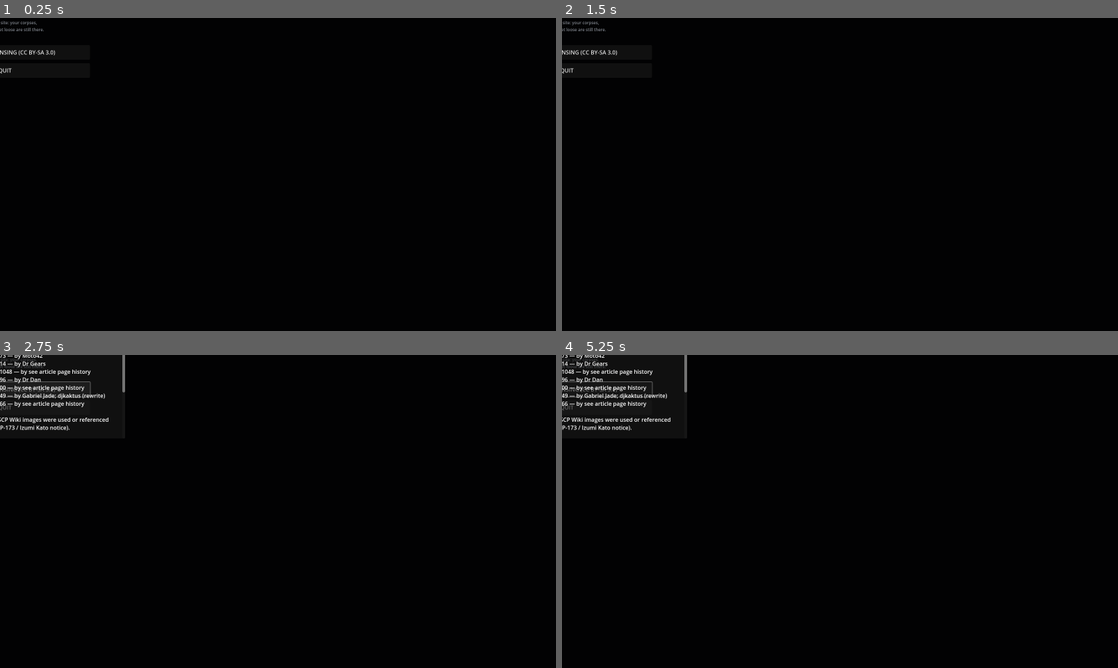
Above: before the commit, frames 1-4 (two rows, left to right).
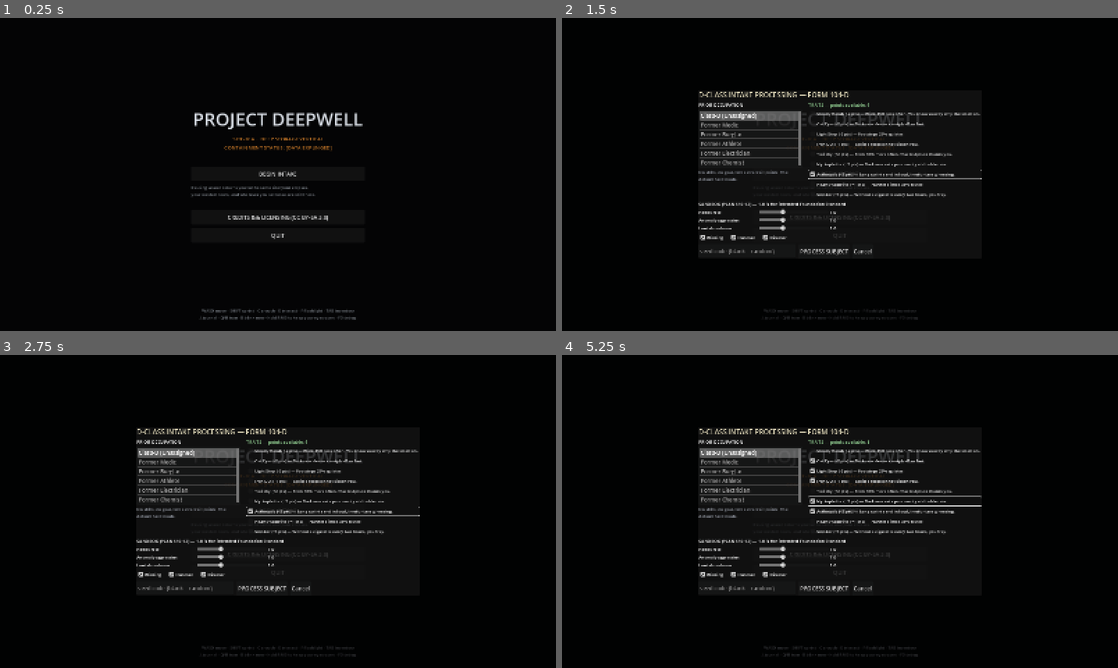
Above: after the commit, the same moments.

Repository: DoperDodge/DeepWell
Game: Godot game, scene res://scenes/main.tscn
Two runs of this game, one before a commit and one after it. Both use one fixed random seed, a clock stepped at 60 frames per second and the inputs below.
Inputs (mouse positions are in pixels of both pictures, inside the frame that each line leads up to):
- Up to frame 1 (0.25 s): no input
- Up to frame 2 (1.5 s): click (840, 174) at 0.5 s, where only the run after the commit has a clickable "BEGIN INTAKE"; click (840, 174) at 1.25 s, where only the run after the commit has a clickable "BEGIN INTAKE"
- Up to frame 3 (2.75 s): click "CREDITS && LICENSING (CC BY-S…" at 2 s
- Up to frame 4 (5.25 s): click "QUIT" (after the commit: "Cat Eyes (-2 pts) — Darkness …") at 2.75 s; click "QUIT" (after the commit: "Light Step (-2 pts) — Footste…") at 3.5 s; click "QUIT" (after the commit: "Iron Gut (-1 pts) — Spoiled f…") at 4.25 s; click "QUIT" (after the commit: "Nyctophobic (+2 pts) — Darkne…") at 5 s

The runs differ from the first frame. In frame 1, 2.2% of the frame differs, in the area x 0-66%, y 0-97%; in frame 2, 5.9%; in frame 3, 7.4%, in the area x 0-76%, y 0-97%; in frame 4, 7.2%.

Commit message:
v0.5.1: fix main menu and all UI laid out off-screen on Windows
Field report: on Windows 11 the main-menu column rendered above and left
of the viewport — only the credits/quit buttons' edges were visible.
Top-level Controls under the CanvasLayer positioned via 'anchor preset +
manual offset' laid out against a zero-sized parent on a real window,
which headless layout never reproduced.

- Container-driven layout everywhere: CenterContainer/MarginContainer/
  VBox alignment replace every manual position offset in the main menu,
  intake, credits, HUD (crosshair, prompt, biomonitor, toasts, subtitle,
  stamina, floor title, debug), and all game_ui modals (which also gain
  a dimmed click-blocking backdrop)
- canvas_items stretch mode with a 1600x900 design canvas: stable
  layout coordinates and correct Windows DPI scaling
- UILayout: UI roots are pinned to the viewport with a self-healing
  resize hook that only intervenes when the anchor pass has failed
- New headless UI-geometry probe (--uiprobe) asserts every named element
  lands inside the viewport at two window sizes; wired into
  tools/check.sh and as a release-workflow gate

Co-Authored-By: Claude Fable 5 <noreply@anthropic.com>
Claude-Session: https://claude.ai/code/session_01Md2NT745615WjPzZG5HDki

Diff:
--- a/project.godot
+++ b/project.godot
@@ -8,7 +8,7 @@
 
 config/name="Project DEEPWELL"
 config/description="You are D-9341, a Class-D test subject in an SCP Foundation deep-storage site during a cascading containment failure. The only way out is down."
-config/version="0.5.0"
+config/version="0.5.1"
 run/main_scene="res://scenes/main.tscn"
 config/features=PackedStringArray("4.5", "Forward Plus")
 config/icon="res://icon.svg"
@@ -30,6 +30,8 @@
 window/size/viewport_width=1600
 window/size/viewport_height=900
 window/size/mode=2
+window/stretch/mode="canvas_items"
+window/stretch/aspect="expand"
 
 [input]
 
--- a/src/main.gd
+++ b/src/main.gd
@@ -22,6 +22,10 @@
 	if OS.get_cmdline_user_args().has("--smoke"):
 		var smoke: Node = (load("res://tools/smoke_test.gd") as GDScript).new()
 		add_child(smoke)
+		return
+	if OS.get_cmdline_user_args().has("--uiprobe"):
+		var probe: Node = (load("res://tools/ui_probe.gd") as GDScript).new()
+		add_child(probe)
 		return
 	_show_menu()
 
--- a/src/ui/game_ui.gd
+++ b/src/ui/game_ui.gd
@@ -10,6 +10,7 @@
 var screen: int = Screen.NONE
 
 var _modal_root: PanelContainer = null
+var _modal_overlay: Control = null
 var _container: Node = null # open WorldContainer / Corpse
 var _machine: Node = null   # open SCP914
 var _player_list: ItemList
@@ -17,7 +18,7 @@
 var _weight_label: Label
 
 func _ready() -> void:
-	set_anchors_preset(Control.PRESET_FULL_RECT)
+	UILayout.fullscreen(self)
 	mouse_filter = Control.MOUSE_FILTER_IGNORE
 	process_mode = Node.PROCESS_MODE_ALWAYS
 	add_to_group(&"game_ui")
@@ -58,9 +59,10 @@
 	Input.mouse_mode = Input.MOUSE_MODE_VISIBLE
 	if pause_world:
 		get_tree().paused = true
+	var wrap := UILayout.center_overlay(self, true)
+	_modal_overlay = wrap.root
 	_modal_root = PanelContainer.new()
-	_modal_root.set_anchors_preset(Control.PRESET_CENTER)
-	add_child(_modal_root)
+	(wrap.center as Control).add_child(_modal_root)
 	AudioManager.play_ui(&"ui_click", -14.0)
 	return _modal_root
 
@@ -75,8 +77,9 @@
 		Input.mouse_mode = Input.MOUSE_MODE_CAPTURED
 
 func _dismiss() -> void:
-	if _modal_root != null:
-		_modal_root.queue_free()
+	if _modal_overlay != null:
+		_modal_overlay.queue_free()
+		_modal_overlay = null
 		_modal_root = null
 
 func _title(parent: Control, text: String) -> void:
--- a/src/ui/hud.gd
+++ b/src/ui/hud.gd
@@ -1,6 +1,8 @@
 ## In-run HUD (PLAN §15): diegetic-first, no health bar. Biomonitor moodles
 ## top-right, interact prompt center, eyelid overlay, screen-effect stack,
 ## toasts and subtitles. Reads player state; never writes it.
+## Layout is container-driven throughout — no manual position offsets
+## (see UILayout for why).
 class_name HUD
 extends Control
 
@@ -10,7 +12,6 @@
 var _fx_mat: ShaderMaterial
 var _lid_top: ColorRect
 var _lid_bottom: ColorRect
-var _crosshair: Label
 var _prompt: Label
 var _hold_bar: ProgressBar
 var _stamina_bar: ProgressBar
@@ -23,7 +24,7 @@
 var _time: float = 0.0
 
 func _ready() -> void:
-	set_anchors_preset(Control.PRESET_FULL_RECT)
+	UILayout.fullscreen(self)
 	mouse_filter = Control.MOUSE_FILTER_IGNORE
 	EventBus.player_spawned.connect(func(p: Node3D) -> void: _player = p)
 	EventBus.floor_generated.connect(_on_floor_generated)
@@ -34,137 +35,176 @@
 	if GameState.player != null:
 		_player = GameState.player
 
+func _full_rect(c: Control) -> Control:
+	c.set_anchors_preset(Control.PRESET_FULL_RECT)
+	c.mouse_filter = Control.MOUSE_FILTER_IGNORE
+	add_child(c)
+	return c
+
 func _build() -> void:
 	# Post-processing overlay (below all readable UI).
 	_fx_rect = ColorRect.new()
-	_fx_rect.set_anchors_preset(Control.PRESET_FULL_RECT)
-	_fx_rect.mouse_filter = Control.MOUSE_FILTER_IGNORE
 	_fx_mat = ShaderMaterial.new()
 	_fx_mat.shader = load("res://assets/shaders/screen_fx.gdshader")
 	_fx_rect.material = _fx_mat
-	add_child(_fx_rect)
-
-	# Eyelids.
-	_lid_top = _lid()
-	_lid_bottom = _lid()
+	_full_rect(_fx_rect)
+
+	# Eyelids: two black rects meeting in the middle of the screen.
+	_lid_top = ColorRect.new()
+	_lid_top.color = Color.BLACK
+	_lid_top.mouse_filter = Control.MOUSE_FILTER_IGNORE
 	add_child(_lid_top)
+	_lid_bottom = ColorRect.new()
+	_lid_bottom.color = Color.BLACK
+	_lid_bottom.mouse_filter = Control.MOUSE_FILTER_IGNORE
 	add_child(_lid_bottom)
 
-	_crosshair = Label.new()
-	_crosshair.text = "·"
-	_crosshair.add_theme_font_size_override("font_size", 26)
-	_crosshair.modulate = Color(1, 1, 1, 0.45)
-	_crosshair.set_anchors_preset(Control.PRESET_CENTER)
-	add_child(_crosshair)
-
+	# Crosshair: dead center, container-guaranteed.
+	var cross_center := CenterContainer.new()
+	_full_rect(cross_center)
+	var crosshair := Label.new()
+	crosshair.text = "·"
+	crosshair.add_theme_font_size_override("font_size", 26)
+	crosshair.modulate = Color(1, 1, 1, 0.45)
+	cross_center.add_child(crosshair)
+
+	# Prompt + hold bar: centered stack, pushed below the crosshair by an
+	# asymmetric top spacer.
+	var prompt_center := CenterContainer.new()
+	_full_rect(prompt_center)
+	var prompt_stack := VBoxContainer.new()
+	prompt_stack.mouse_filter = Control.MOUSE_FILTER_IGNORE
+	prompt_stack.add_theme_constant_override("separation", 10)
+	prompt_center.add_child(prompt_stack)
+	prompt_stack.add_child(_spacer(120))
 	_prompt = Label.new()
 	_prompt.horizontal_alignment = HORIZONTAL_ALIGNMENT_CENTER
+	_prompt.size_flags_horizontal = Control.SIZE_SHRINK_CENTER
 	_prompt.add_theme_font_size_override("font_size", 17)
 	_prompt.add_theme_color_override("font_color", Color(0.92, 0.9, 0.82))
 	_prompt.add_theme_color_override("font_outline_color", Color(0, 0, 0, 0.8))
 	_prompt.add_theme_constant_override("outline_size", 4)
-	_prompt.set_anchors_preset(Control.PRESET_CENTER)
-	_prompt.position += Vector2(0, 50)
-	add_child(_prompt)
-
+	prompt_stack.add_child(_prompt)
 	_hold_bar = ProgressBar.new()
 	_hold_bar.custom_minimum_size = Vector2(180, 8)
 	_hold_bar.show_percentage = false
-	_hold_bar.set_anchors_preset(Control.PRESET_CENTER)
-	_hold_bar.position += Vector2(-90, 78)
+	_hold_bar.size_flags_horizontal = Control.SIZE_SHRINK_CENTER
 	_hold_bar.visible = false
-	add_child(_hold_bar)
-
+	prompt_stack.add_child(_hold_bar)
+
+	# Floor title: top-center band.
+	var top_stack := VBoxContainer.new()
+	top_stack.alignment = BoxContainer.ALIGNMENT_BEGIN
+	_full_rect(top_stack)
+	top_stack.add_child(_spacer(84))
+	_floor_title = Label.new()
+	_floor_title.horizontal_alignment = HORIZONTAL_ALIGNMENT_CENTER
+	_floor_title.size_flags_horizontal = Control.SIZE_SHRINK_CENTER
+	_floor_title.add_theme_font_size_override("font_size", 34)
+	_floor_title.add_theme_color_override("font_color", Color(0.85, 0.82, 0.7))
+	_floor_title.add_theme_color_override("font_outline_color", Color(0, 0, 0, 0.9))
+	_floor_title.add_theme_constant_override("outline_size", 6)
+	_floor_title.modulate.a = 0.0
+	top_stack.add_child(_floor_title)
+
+	# Bottom-center band: subtitle above the stamina sliver.
+	var bottom_stack := VBoxContainer.new()
+	bottom_stack.alignment = BoxContainer.ALIGNMENT_END
+	_full_rect(bottom_stack)
+	_subtitle = Label.new()
+	_subtitle.horizontal_alignment = HORIZONTAL_ALIGNMENT_CENTER
+	_subtitle.autowrap_mode = TextServer.AUTOWRAP_WORD
+	_subtitle.custom_minimum_size = Vector2(700, 0)
+	_subtitle.size_flags_horizontal = Control.SIZE_SHRINK_CENTER
+	_subtitle.add_theme_font_size_override("font_size", 16)
+	_subtitle.add_theme_color_override("font_outline_color", Color(0, 0, 0, 0.9))
+	_subtitle.add_theme_constant_override("outline_size", 5)
+	_subtitle.modulate.a = 0.0
+	bottom_stack.add_child(_subtitle)
+	bottom_stack.add_child(_spacer(14))
 	_stamina_bar = ProgressBar.new()
 	_stamina_bar.custom_minimum_size = Vector2(220, 5)
 	_stamina_bar.show_percentage = false
 	_stamina_bar.max_value = 100.0
-	_stamina_bar.set_anchors_preset(Control.PRESET_CENTER_BOTTOM)
-	_stamina_bar.position += Vector2(-110, -40)
+	_stamina_bar.size_flags_horizontal = Control.SIZE_SHRINK_CENTER
 	_stamina_bar.modulate = Color(0.8, 0.85, 0.7, 0.0)
-	add_child(_stamina_bar)
-
-	# Biomonitor (top right).
+	bottom_stack.add_child(_stamina_bar)
+	bottom_stack.add_child(_spacer(38))
+
+	# Biomonitor: top-right margin block.
+	var bio_margin := MarginContainer.new()
+	bio_margin.add_theme_constant_override("margin_right", 16)
+	bio_margin.add_theme_constant_override("margin_top", 14)
+	_full_rect(bio_margin)
 	var bio_panel := VBoxContainer.new()
-	bio_panel.set_anchors_preset(Control.PRESET_TOP_RIGHT)
-	bio_panel.position = Vector2(-260, 14)
-	bio_panel.custom_minimum_size = Vector2(246, 0)
-	add_child(bio_panel)
+	bio_panel.size_flags_horizontal = Control.SIZE_SHRINK_END
+	bio_panel.size_flags_vertical = Control.SIZE_SHRINK_BEGIN
+	bio_panel.mouse_filter = Control.MOUSE_FILTER_IGNORE
+	bio_margin.add_child(bio_panel)
 	_clock = Label.new()
 	_clock.horizontal_alignment = HORIZONTAL_ALIGNMENT_RIGHT
+	_clock.size_flags_horizontal = Control.SIZE_SHRINK_END
 	_clock.add_theme_font_size_override("font_size", 13)
 	_clock.modulate = Color(0.6, 0.75, 0.65, 0.85)
 	bio_panel.add_child(_clock)
 	_moodle_box = VBoxContainer.new()
-	_moodle_box.alignment = BoxContainer.ALIGNMENT_BEGIN
+	_moodle_box.size_flags_horizontal = Control.SIZE_SHRINK_END
 	bio_panel.add_child(_moodle_box)
 
+	# Toasts: bottom-left margin block.
+	var toast_margin := MarginContainer.new()
+	toast_margin.add_theme_constant_override("margin_left", 18)
+	toast_margin.add_theme_constant_override("margin_bottom", 140)
+	_full_rect(toast_margin)
 	_toast_box = VBoxContainer.new()
-	_toast_box.set_anchors_preset(Control.PRESET_BOTTOM_LEFT)
-	_toast_box.position = Vector2(18, -140)
-	add_child(_toast_box)
-
-	_subtitle = Label.new()
-	_subtitle.horizontal_alignment = HORIZONTAL_ALIGNMENT_CENTER
-	_subtitle.autowrap_mode = TextServer.AUTOWRAP_WORD
-	_subtitle.custom_minimum_size = Vector2(700, 0)
-	_subtitle.add_theme_font_size_override("font_size", 16)
-	_subtitle.add_theme_color_override("font_outline_color", Color(0, 0, 0, 0.9))
-	_subtitle.add_theme_constant_override("outline_size", 5)
-	_subtitle.set_anchors_preset(Control.PRESET_CENTER_BOTTOM)
-	_subtitle.position += Vector2(-350, -90)
-	_subtitle.modulate.a = 0.0
-	add_child(_subtitle)
-
-	_floor_title = Label.new()
-	_floor_title.horizontal_alignment = HORIZONTAL_ALIGNMENT_CENTER
-	_floor_title.add_theme_font_size_override("font_size", 34)
-	_floor_title.add_theme_color_override("font_color", Color(0.85, 0.82, 0.7))
-	_floor_title.add_theme_color_override("font_outline_color", Color(0, 0, 0, 0.9))
-	_floor_title.add_theme_constant_override("outline_size", 6)
-	_floor_title.set_anchors_preset(Control.PRESET_CENTER_TOP)
-	_floor_title.position += Vector2(-320, 90)
-	_floor_title.custom_minimum_size = Vector2(640, 0)
-	_floor_title.modulate.a = 0.0
-	add_child(_floor_title)
-
+	_toast_box.size_flags_horizontal = Control.SIZE_SHRINK_BEGIN
+	_toast_box.size_flags_vertical = Control.SIZE_SHRINK_END
+	_toast_box.mouse_filter = Control.MOUSE_FILTER_IGNORE
+	toast_margin.add_child(_toast_box)
+
+	# Debug overlay: top-left.
+	var debug_margin := MarginContainer.new()
+	debug_margin.add_theme_constant_override("margin_left", 12)
+	debug_margin.add_theme_constant_override("margin_top", 12)
+	_full_rect(debug_margin)
 	_debug = Label.new()
-	_debug.set_anchors_preset(Control.PRESET_TOP_LEFT)
-	_debug.position = Vector2(12, 12)
+	_debug.size_flags_horizontal = Control.SIZE_SHRINK_BEGIN
+	_debug.size_flags_vertical = Control.SIZE_SHRINK_BEGIN
 	_debug.add_theme_font_size_override("font_size", 12)
 	_debug.modulate = Color(0.5, 1.0, 0.6, 0.9)
 	_debug.visible = false
-	add_child(_debug)
+	debug_margin.add_child(_debug)
+
+func _spacer(h: float) -> Control:
+	var c := Control.new()
+	c.custom_minimum_size = Vector2(0, h)
+	c.mouse_filter = Control.MOUSE_FILTER_IGNORE
+	return c
 
 func _on_floor_generated(floor_index: int) -> void:
 	var floor_def := load("res://data/floors/floor_%d.tres" % floor_index) as FloorDef
 	if floor_def == null:
 		return
-	_floor_title.text = "FLOOR %d\n%s" % [floor_index, floor_def.zone_name.to_upper()]
+	_floor_title.text = "FLOOR %d — %s" % [floor_index, floor_def.zone_name.to_upper()]
 	_floor_title.modulate.a = 0.0
 	var tw := create_tween()
 	tw.tween_property(_floor_title, "modulate:a", 1.0, 1.2)
 	tw.tween_interval(3.5)
 	tw.tween_property(_floor_title, "modulate:a", 0.0, 1.5)
 
-func _lid() -> ColorRect:
-	var rect := ColorRect.new()
-	rect.color = Color.BLACK
-	rect.mouse_filter = Control.MOUSE_FILTER_IGNORE
-	rect.set_anchors_preset(Control.PRESET_FULL_RECT)
-	return rect
-
 func _process(delta: float) -> void:
 	_time += delta
 	if _player == null or not is_instance_valid(_player):
 		return
 	# Eyelids follow blink closure; suppression pressure narrows the eyes.
+	var vp := get_viewport_rect().size
 	var closure: float = _player.blink.closure
 	var squint: float = _player.blink.pressure * 0.12
-	var half := size.y * 0.5
-	_lid_top.size.y = half * clampf(closure + squint, 0.0, 1.0)
-	_lid_bottom.size.y = half * clampf(closure + squint, 0.0, 1.0)
-	_lid_bottom.position.y = size.y - _lid_bottom.size.y
+	var lid := vp.y * 0.5 * clampf(closure + squint, 0.0, 1.0)
+	_lid_top.position = Vector2.ZERO
+	_lid_top.size = Vector2(vp.x, lid)
+	_lid_bottom.size = Vector2(vp.x, lid)
+	_lid_bottom.position = Vector2(0, vp.y - lid)
 
 	_prompt.text = _player.interaction.current_prompt
 	var hold: float = _player.interaction.hold_progress
@@ -198,8 +238,6 @@
 	_update_moodles()
 
 func _update_moodles() -> void:
-	# Rebuild cheaply once a second's worth of frames would be wasteful;
-	# only rebuild when the set changes.
 	var active: Array = _player.moodles.active()
 	var signature := ""
 	for m in active:
@@ -214,6 +252,7 @@
 		var level: int = m.level
 		var row := Label.new()
 		row.horizontal_alignment = HORIZONTAL_ALIGNMENT_RIGHT
+		row.size_flags_horizontal = Control.SIZE_SHRINK_END
 		row.add_theme_font_size_override("font_size", 14)
 		var pips := "".rpad(level, "▮")
 		row.text = "%s %s  %s" % [def.label_for(level), pips, def.display_name]
--- a/src/ui/main_menu.gd
+++ b/src/ui/main_menu.gd
@@ -28,25 +28,27 @@
 
 var _seed_edit: LineEdit
 var _credits_panel: PanelContainer
+var _credits_overlay: Control
 var _intake_panel: PanelContainer
+var _intake_overlay: Control
 var _occupation_index: int = 0
 var _trait_checks: Dictionary = {}
 var _points_label: Label
 
 func _ready() -> void:
-	set_anchors_preset(Control.PRESET_FULL_RECT)
+	UILayout.fullscreen(self)
 	Input.mouse_mode = Input.MOUSE_MODE_VISIBLE
 	var bg := ColorRect.new()
 	bg.color = Color(0.015, 0.017, 0.02)
 	bg.set_anchors_preset(Control.PRESET_FULL_RECT)
 	add_child(bg)
-
+	UILayout.fullscreen(bg)
+
+	var wrap := UILayout.center_overlay(self)
 	var column := VBoxContainer.new()
-	column.set_anchors_preset(Control.PRESET_CENTER)
-	column.custom_minimum_size = Vector2(460, 0)
-	column.position -= Vector2(230, 220)
+	column.custom_minimum_size = Vector2(500, 0)
 	column.add_theme_constant_override("separation", 10)
-	add_child(column)
+	(wrap.center as Control).add_child(column)
 
 	var title := Label.new()
 	title.text = "PROJECT DEEPWELL"
@@ -89,23 +91,32 @@
 	quit.pressed.connect(func() -> void: get_tree().quit())
 	column.add_child(quit)
 
+	# Controls footer: bottom-centered by a container, not by arithmetic.
+	var footer := VBoxContainer.new()
+	footer.alignment = BoxContainer.ALIGNMENT_END
+	footer.mouse_filter = Control.MOUSE_FILTER_IGNORE
+	footer.set_anchors_preset(Control.PRESET_FULL_RECT)
+	add_child(footer)
+	UILayout.fullscreen(footer)
 	var controls := Label.new()
 	controls.text = "WASD move · SHIFT sprint · C crouch · E interact · F flashlight · TAB inventory\nJ journal · Q/R lean · B blink now · hold RMB to keep your eyes open · F3 debug"
 	controls.add_theme_font_size_override("font_size", 12)
 	controls.add_theme_color_override("font_color", Color(0.45, 0.47, 0.5))
 	controls.horizontal_alignment = HORIZONTAL_ALIGNMENT_CENTER
-	controls.set_anchors_preset(Control.PRESET_CENTER_BOTTOM)
-	controls.position += Vector2(-330, -60)
-	add_child(controls)
+	controls.size_flags_horizontal = Control.SIZE_SHRINK_CENTER
+	footer.add_child(controls)
+	var footer_pad := Control.new()
+	footer_pad.custom_minimum_size = Vector2(0, 26)
+	footer.add_child(footer_pad)
 
 ## Intake: occupation, traits (point-buy, PLAN §10.8), sandbox, seed.
 func _open_intake() -> void:
-	if _intake_panel != null:
-		_intake_panel.queue_free()
+	if _intake_overlay != null:
+		_intake_overlay.queue_free()
+	var wrap := UILayout.center_overlay(self, true)
+	_intake_overlay = wrap.root
 	_intake_panel = PanelContainer.new()
-	_intake_panel.set_anchors_preset(Control.PRESET_CENTER)
-	_intake_panel.position -= Vector2(390, 290)
-	add_child(_intake_panel)
+	(wrap.center as Control).add_child(_intake_panel)
 	var box := VBoxContainer.new()
 	box.custom_minimum_size = Vector2(780, 0)
 	box.add_theme_constant_override("separation", 6)
@@ -189,7 +200,8 @@
 	seed_row.add_child(begin)
 	var cancel := _button("Cancel")
 	cancel.pressed.connect(func() -> void:
-		_intake_panel.queue_free()
+		_intake_overlay.queue_free()
+		_intake_overlay = null
 		_intake_panel = null)
 	seed_row.add_child(cancel)
 	box.add_child(seed_row)
@@ -258,15 +270,15 @@
 	start_requested.emit(seed_value, true)
 
 func _show_credits() -> void:
-	if _credits_panel != null:
-		_credits_panel.queue_free()
-		_credits_panel = null
+	if _credits_overlay != null:
+		_credits_overlay.queue_free()
+		_credits_overlay = null
 		return
+	var wrap := UILayout.center_overlay(self, true)
+	_credits_overlay = wrap.root
 	_credits_panel = PanelContainer.new()
-	_credits_panel.set_anchors_preset(Control.PRESET_CENTER)
 	_credits_panel.custom_minimum_size = Vector2(720, 480)
-	_credits_panel.position -= Vector2(360, 240)
-	add_child(_credits_panel)
+	(wrap.center as Control).add_child(_credits_panel)
 	var scroll := ScrollContainer.new()
 	_credits_panel.add_child(scroll)
 	var text := RichTextLabel.new()
--- /dev/null
+++ b/src/util/ui_layout.gd
@@ -0,0 +1,49 @@
+## Layout guard for top-level Controls that live directly under a
+## CanvasLayer. Anchor presets alone proved unreliable there on real
+## windows (v0.5.0 shipped with the main menu laid out against a
+## zero-sized parent — see PLAYTEST_LOG). This pins the control to the
+## full viewport explicitly and keeps it pinned across window resizes.
+class_name UILayout
+extends RefCounted
+
+static func fullscreen(c: Control) -> void:
+	c.set_anchors_preset(Control.PRESET_FULL_RECT)
+	c.grow_horizontal = Control.GROW_DIRECTION_BOTH
+	c.grow_vertical = Control.GROW_DIRECTION_BOTH
+	if c.is_inside_tree():
+		_pin(c)
+	else:
+		c.tree_entered.connect(func() -> void: _pin(c), CONNECT_ONE_SHOT)
+
+static func _pin(c: Control) -> void:
+	_resize(c)
+	c.get_viewport().size_changed.connect(func() -> void:
+		if is_instance_valid(c) and c.is_inside_tree():
+			_resize(c))
+
+## Only intervenes when the anchor pass has visibly failed (degenerate
+## size / off-origin root) — the healthy path stays anchor-driven.
+static func _resize(c: Control) -> void:
+	var target := c.get_viewport_rect().size
+	if c.size.x < target.x * 0.5 or c.size.y < target.y * 0.5 or c.position != Vector2.ZERO:
+		c.position = Vector2.ZERO
+		c.set_deferred(&"size", target)
+
+## A full-viewport child container that centers whatever is put inside it.
+## mouse_blocking=true also dims and swallows clicks (modal backdrops).
+static func center_overlay(parent: Control, mouse_blocking: bool = false) -> Dictionary:
+	var root := Control.new()
+	root.mouse_filter = Control.MOUSE_FILTER_IGNORE
+	parent.add_child(root)
+	fullscreen(root)
+	if mouse_blocking:
+		var dim := ColorRect.new()
+		dim.color = Color(0, 0, 0, 0.55)
+		dim.set_anchors_preset(Control.PRESET_FULL_RECT)
+		dim.mouse_filter = Control.MOUSE_FILTER_STOP
+		root.add_child(dim)
+	var center := CenterContainer.new()
+	center.set_anchors_preset(Control.PRESET_FULL_RECT)
+	center.mouse_filter = Control.MOUSE_FILTER_IGNORE
+	root.add_child(center)
+	return {"root": root, "center": center}
--- /dev/null
+++ b/tools/ui_probe.gd
@@ -0,0 +1,95 @@
+## Headless UI geometry probe:
+##   godot --headless --path . -- --uiprobe
+## Guards against the v0.5.0 field bug where top-level Controls under the
+## CanvasLayer laid out against a zero-sized parent, putting the whole main
+## menu off-screen. Asserts every named UI element actually lands inside
+## the viewport at two different window sizes.
+extends Node
+
+var _failures: Array[String] = []
+
+func _check(cond: bool, msg: String) -> void:
+	if not cond:
+		_failures.append(msg)
+		printerr("UIPROBE FAIL: " + msg)
+
+func _ready() -> void:
+	await get_tree().process_frame
+	await _run()
+
+func _run() -> void:
+	var main := get_parent()
+	main._show_menu()
+	await _frames(4)
+	_probe_menu("initial size")
+
+	# Simulate a resize (maximize / user drag) — layout must follow.
+	get_tree().root.size = Vector2i(1920, 1080)
+	await _frames(4)
+	_probe_menu("after resize to 1920x1080")
+
+	# In-run overlays: HUD and a modal must also land on-screen.
+	GameState.occupation = &"unassigned"
+	main._start_run(998877, true, false)
+	await _frames(6)
+	var hud: Control = null
+	for c in get_tree().root.find_children("*", "HUD", true, false):
+		hud = c
+	_check(hud != null, "HUD not found in run")
+	if hud != null:
+		_check(hud.size.x > 100 and hud.size.y > 100, "HUD has degenerate size %s" % hud.size)
+	var ui := get_tree().get_first_node_in_group(&"game_ui")
+	_check(ui != null, "game_ui missing")
+	if ui != null:
+		ui.open_container(_any_container())
+		await _frames(3)
+		var panel: Control = ui._modal_root
+		_check(panel != null, "modal panel missing")
+		if panel != null:
+			_check_inside("inventory modal", panel)
+		ui._close()
+
+	if _failures.is_empty():
+		print("UIPROBE OK — all UI geometry inside the viewport")
+		get_tree().quit(0)
+	else:
+		print("UIPROBE FAILED — %d problem(s)" % _failures.size())
+		get_tree().quit(1)
+
+func _probe_menu(context: String) -> void:
+	var menu: Control = null
+	for c in get_tree().root.find_children("*", "MainMenu", true, false):
+		menu = c
+	_check(menu != null, "MainMenu not found (%s)" % context)
+	if menu == null:
+		return
+	var vp := menu.get_viewport_rect().size
+	_check(menu.size.x >= vp.x * 0.95 and menu.size.y >= vp.y * 0.95,
+		"MainMenu not full-viewport (%s): size %s vs viewport %s" % [context, menu.size, vp])
+	# The menu column (holds the title) must be fully on-screen.
+	for label in menu.find_children("*", "Label", true, false):
+		if (label as Label).text == "PROJECT DEEPWELL":
+			_check_inside("title label (%s)" % context, label)
+	var found_button := false
+	for b in menu.find_children("*", "Button", true, false):
+		if (b as Button).text.begins_with("BEGIN"):
+			found_button = true
+			_check_inside("intake button (%s)" % context, b)
+	_check(found_button, "intake button missing (%s)" % context)
+
+func _check_inside(what: String, c: Control) -> void:
+	var vp := c.get_viewport_rect().size
+	var rect := c.get_global_rect()
+	var inside := rect.position.x >= -1.0 and rect.position.y >= -1.0 \
+		and rect.end.x <= vp.x + 1.0 and rect.end.y <= vp.y + 1.0 \
+		and rect.size.x > 4.0 and rect.size.y > 4.0
+	_check(inside, "%s off-screen or degenerate: rect %s, viewport %s" % [what, rect, vp])
+
+func _any_container() -> Node:
+	for c in get_tree().root.find_children("*", "WorldContainer", true, false):
+		return c
+	return null
+
+func _frames(n: int) -> void:
+	for _i in n:
+		await get_tree().process_frame
Not shown, changed: export_presets.cfg
Not shown, added: src/util/ui_layout.gd.uid
Not shown, added: tools/ui_probe.gd.uid
Not shown, changed: .github/workflows/release.yml
Not shown, changed: RELEASE
Not shown, changed: docs/PLAYTEST_LOG.md
Not shown, changed: tools/check.sh
